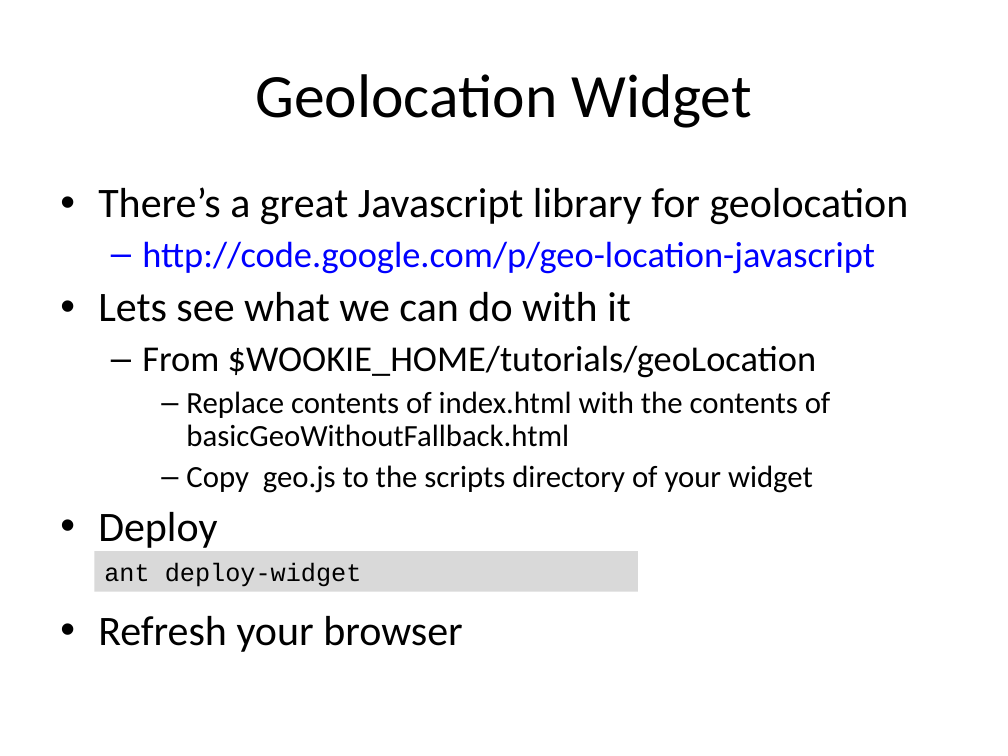
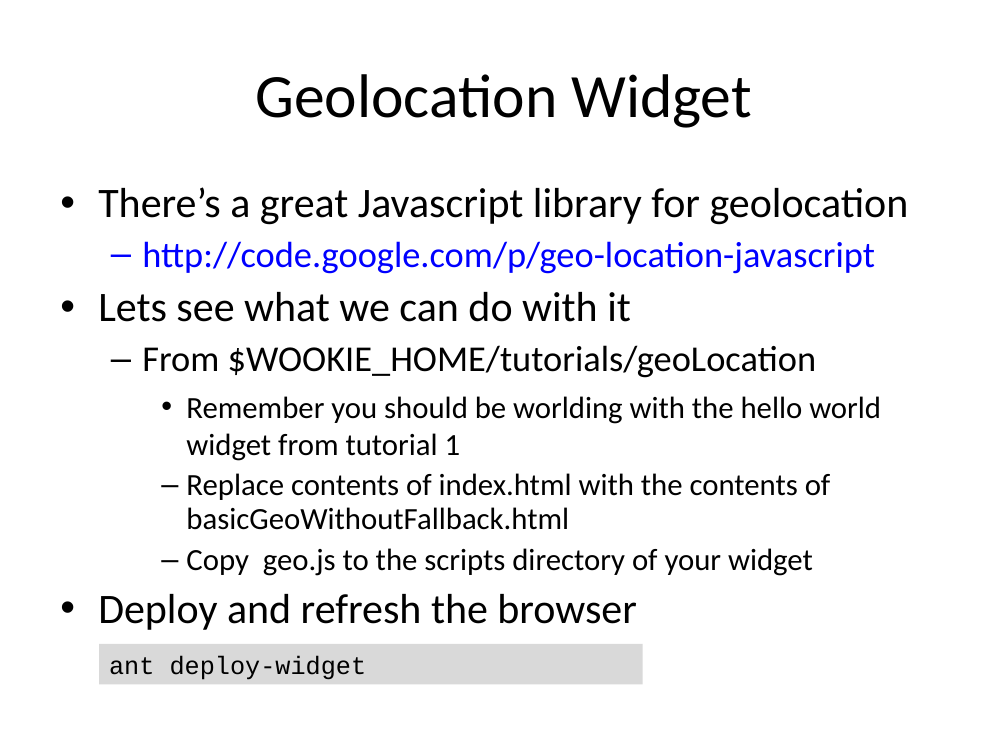
Before and after one commit to ibrahimabdelkhaleq/wooki, a slide deck: slide 7 of tutorials/tutorial_2_basic_interactions.odp. Drawn at 1008x756 pixels with LibreOffice and Linux fonts; fonts in the diff are those of the drawing. Boxes give left, top, right and bottom in pixels: in the first picture for what was removed or moved away, otherwise in the second. Text is boxed around its words. In the diff, an @@ line names an element or a change of style, - is before the commit and + after.

Commit message:
make it clear we are building on the hello world widget. Thanks to Simon booth. See WOOKIE-184

```diff
--- a/tutorials/tutorial_2_basic_interactions.odp
+++ b/tutorials/tutorial_2_basic_interactions.odp
@@ text at (x1=186, y1=396, x2=881, y2=461): paragraph added @@
+    • Remember you should be worlding with the hello world widget from tutorial 1
@@ text at (x1=98, y1=594, x2=637, y2=630): text changed @@
-• Deploy
-• Refresh your browser
+• Deploy and refresh the browser
@@ rectangle "ant deploy-widget" moved from (x1=95, y1=551, x2=638, y2=592) to (x1=99, y1=644, x2=642, y2=684) @@
```
